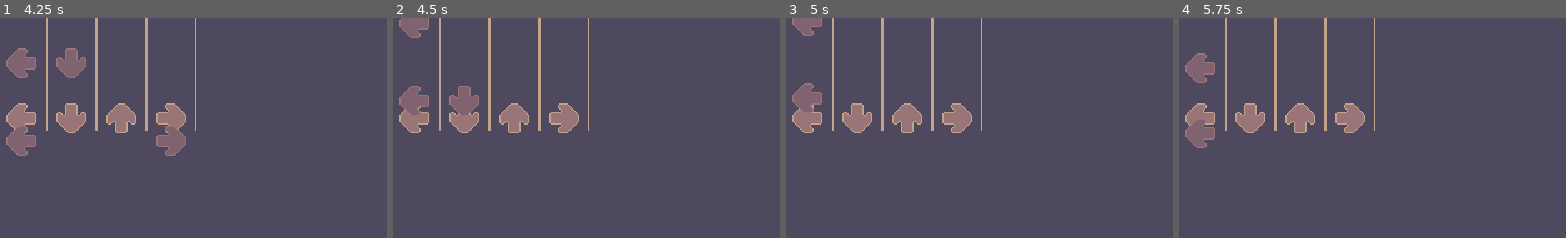
Above: before the commit, frames 1-4 (left to right).
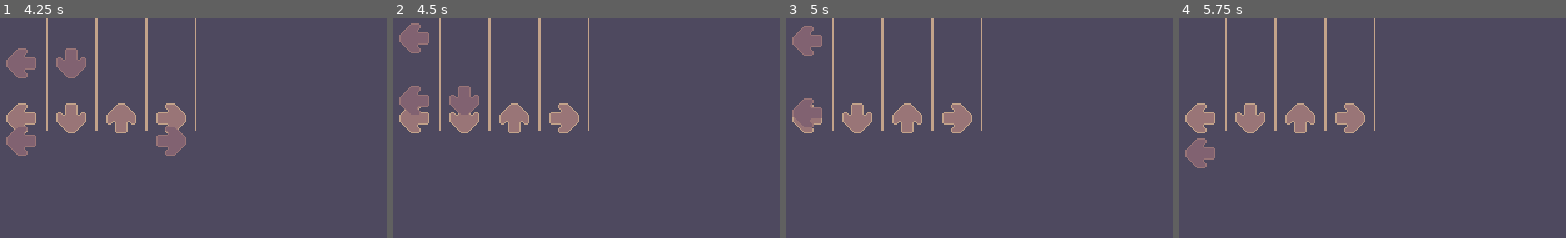
Above: after the commit, the same moments.

Repository: BrownRISDGameDevelopers/horsehorserevolution
Game: Godot game, scene res://Scenes/menu_scene/menu.tscn
The game is run twice, just before and just after one commit, with the same random seed, the same clock (stepped at 60 frames per second) and the same inputs. The project has no main scene, so this scene is started directly. Sound files missing from this copy of the repository are replaced by a short silence.
Inputs (mouse positions are in pixels of both pictures, inside the frame that each line leads up to):
- Up to frame 1 (4.25 s): click (201, 130) at 0.5 s; tap Enter at 1.25 s; move the mouse to (outside the picture) at 1.27 s; click (outside the picture) at 1.42 s; tap Space at 2 s; move the mouse to (outside the picture) at 2.02 s; click (outside the picture) at 2.17 s; move the mouse to (outside the picture) at 2.77 s; click (outside the picture) at 2.92 s; move the mouse to (outside the picture) at 3.52 s; click (outside the picture) at 3.67 s
- Up to frame 2 (4.5 s): move the mouse to (outside the picture) at 4.27 s; click (outside the picture) at 4.42 s
- Up to frame 3 (5 s): no input
- Up to frame 4 (5.75 s): move the mouse to (1333, 158) at 5.02 s; click (1333, 158) at 5.17 s

Frame 1 is identical in both runs. In frame 2, 0.8% of the frame differs, in the area x 1-10%, y 0-16%; in frame 3, 1.5%; in frame 4, 1.7%, in the area x 1-10%, y 15-69%.

Commit message:
fix input polling

Diff:
--- a/Scenes/game_scene/game_content/arrow_button.gd
+++ b/Scenes/game_scene/game_content/arrow_button.gd
@@ -20,57 +20,56 @@
 		okay_area.collision_mask = 0b0010
 
 
-func _unhandled_input(event):
-	if event.is_action(input):
-		if event.is_action_pressed(input, false):
-			if current_note != null:
-				if perfect:
-					get_parent().get_parent().increment_score(3)
-					current_note.handle_input(3)
-				elif good:
-					get_parent().get_parent().increment_score(2)
-					current_note.handle_input(2)
-				elif okay:
-					get_parent().get_parent().increment_score(1)
-					current_note.handle_input(1)
-				if !current_note.held:
-					_reset()
-			else:
-				get_parent().get_parent().increment_score(0)
-		if event.is_action_pressed(input):
-			frame = 1
-		if event.is_action_released(input):
-			if current_note != null:
-				if perfect:
-					get_parent().get_parent().increment_score(3)
-					current_note.handle_input(3)
-				elif good:
-					get_parent().get_parent().increment_score(2)
-					current_note.handle_input(2)
-				elif okay:
-					get_parent().get_parent().increment_score(1)
-					current_note.handle_input(1)
+func _physics_process(delta):
+	if Input.is_action_just_pressed(input):
+		if current_note != null:
+			if perfect:
+				get_parent().get_parent().increment_score(3)
+				current_note.handle_input(3)
+			elif good:
+				get_parent().get_parent().increment_score(2)
+				current_note.handle_input(2)
+			elif okay:
+				get_parent().get_parent().increment_score(1)
+				current_note.handle_input(1)
+			if !current_note.held:
 				_reset()
-			$PushTimer.start()
+		else:
+			get_parent().get_parent().increment_score(0)
+		frame = 1
+
+	if Input.is_action_just_released(input):
+		if current_note != null:
+			if perfect:
+				get_parent().get_parent().increment_score(3)
+				current_note.handle_input(3)
+			elif good:
+				get_parent().get_parent().increment_score(2)
+				current_note.handle_input(2)
+			elif okay:
+				get_parent().get_parent().increment_score(1)
+				current_note.handle_input(1)
+			_reset()
+		$PushTimer.start()
 
 
 func _on_PerfectArea_area_entered(area):
-	if area.is_in_group("note"):
+	if current_note != null and area == current_note:
 		perfect = true
 
 
 func _on_PerfectArea_area_exited(area):
-	if area.is_in_group("note"):
+	if current_note != null and area == current_note:
 		perfect = false
 
 
 func _on_GoodArea_area_entered(area):
-	if area.is_in_group("note"):
+	if current_note != null and area == current_note:
 		good = true
 
 
 func _on_GoodArea_area_exited(area):
-	if area.is_in_group("note"):
+	if current_note != null and area == current_note:
 		good = false
 
 
@@ -81,7 +80,7 @@
 
 
 func _on_OkayArea_area_exited(area):
-	if area.is_in_group("note"):
+	if current_note != null and area == current_note:
 		okay = false
 		current_note = null
 
--- a/Scenes/game_scene/game_content/arrow_button.tscn
+++ b/Scenes/game_scene/game_content/arrow_button.tscn
@@ -10,7 +10,7 @@
 size = Vector2(8, 16)
 
 [sub_resource type="RectangleShape2D" id="3"]
-size = Vector2(8, 24)
+size = Vector2(8, 32)
 
 [node name="ArrowButton" type="AnimatedSprite2D"]
 sprite_frames = ExtResource("1")
--- a/Scenes/game_scene/game_content/conductor.gd
+++ b/Scenes/game_scene/game_content/conductor.gd
@@ -43,7 +43,7 @@
 
 func play_with_beat_offset(num):
 	beats_before_start = num
-	$StartTimer.wait_time = sec_per_beat
+	$StartTimer.wait_time = 0.5
 	$StartTimer.start()
 
 
--- a/Scenes/game_scene/game_data/song.gd
+++ b/Scenes/game_scene/game_data/song.gd
@@ -3,7 +3,7 @@
 
 @export var bpm = 120
 @export var end_offset = 0
-@export var start_offset = 8
+@export var start_offset = 6
 
 var end_beat: int = 0:
 	set(value):
--- a/Scenes/game_scene/level/tutorial.tscn
+++ b/Scenes/game_scene/level/tutorial.tscn
@@ -11,7 +11,6 @@
 
 [node name="Song" parent="." index="3"]
 end_offset = -63
-start_offset = 6
 song_json_path = "res://assets/chart/tutorial.json"
 
 [node name="Road1" parent="." index="6"]
